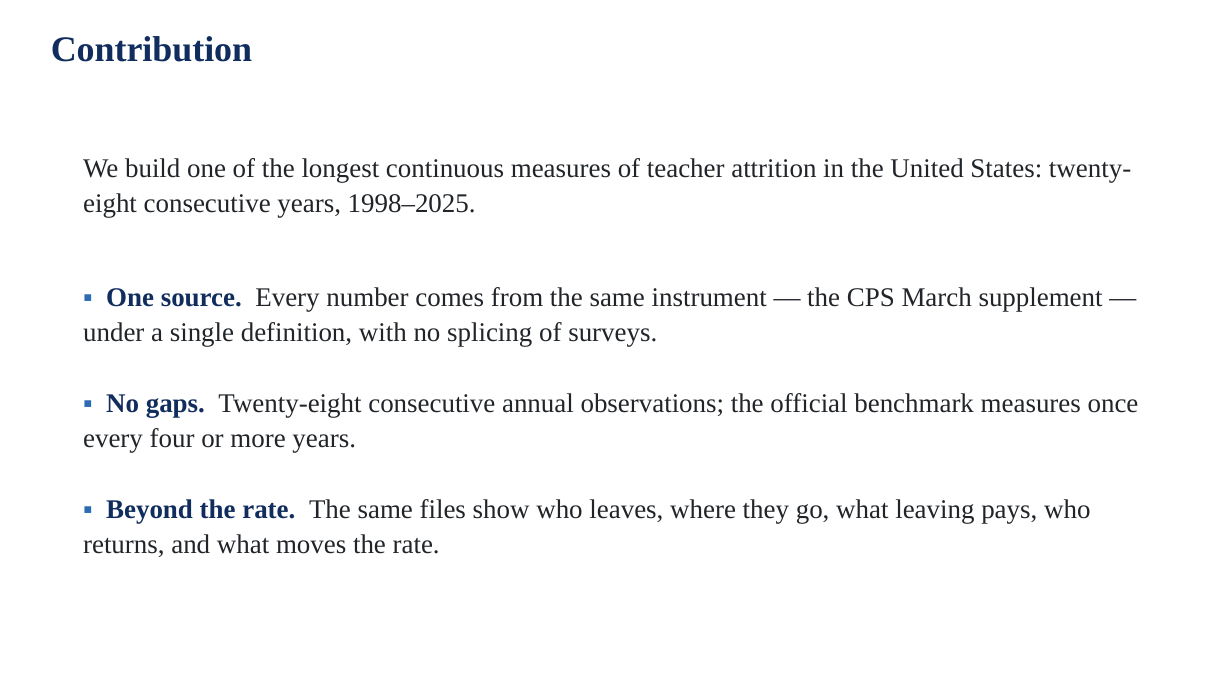
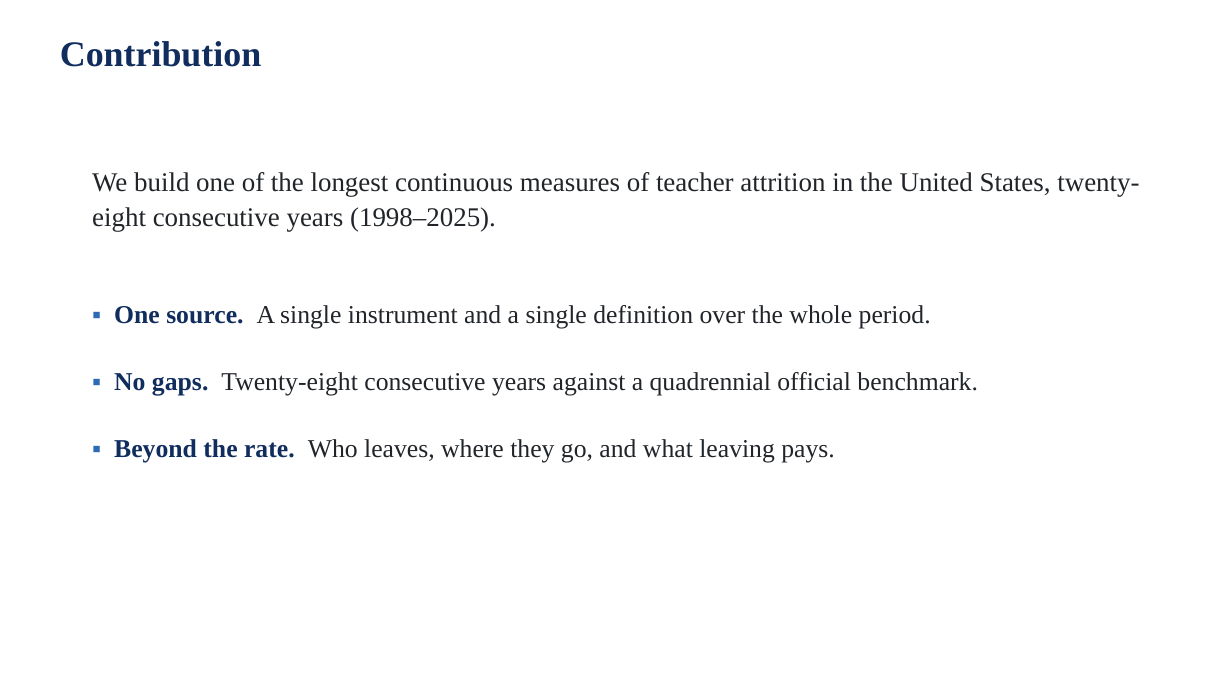
Before and after one commit to jedr1-ship-it/Alternative-Pathways----Quant, a slide deck: slide 1 of report/data_cluster/contribution_slide.pptx. Drawn at 1232x693 pixels with LibreOffice and Linux fonts; fonts in the diff are those of the drawing. Boxes give left, top, right and bottom in pixels: in the first picture for what was removed or moved away, otherwise in the second. Text is boxed around its words. In the diff, an @@ line names an element or a change of style, - is before the commit and + after.

```diff
--- a/report/data_cluster/contribution_slide.pptx
+++ b/report/data_cluster/contribution_slide.pptx
@@ text "Contribution": place and size @@
-text "Contribution" at (51,36,252,62)
+text "Contribution" at (60,41,261,67)
@@ text at (92,172,1139,231): text changed @@
-We build one of the longest continuous measures of teacher attrition in the United States: twenty-eight consecutive years, 1998–2025.
+We build one of the longest continuous measures of teacher attrition in the United States, twenty-eight consecutive years (1998–2025).
@@ text at (114,305,978,462): text changed; size 21 to 20 pt @@
-▪ One source. Every number comes from the same instrument — the CPS March supplement — under a single definition, with no splicing of surveys.
-▪ No gaps. Twenty-eight consecutive annual observations; the official benchmark measures once every four or more years.
-▪ Beyond the rate. The same files show who leaves, where they go, what leaving pays, who returns, and what moves the rate.
+▪ One source. A single instrument and a single definition over the whole period.
+▪ No gaps. Twenty-eight consecutive years against a quadrennial official benchmark.
+▪ Beyond the rate. Who leaves, where they go, and what leaving pays.
```
Also in this commit, not shown: 13 other files.
